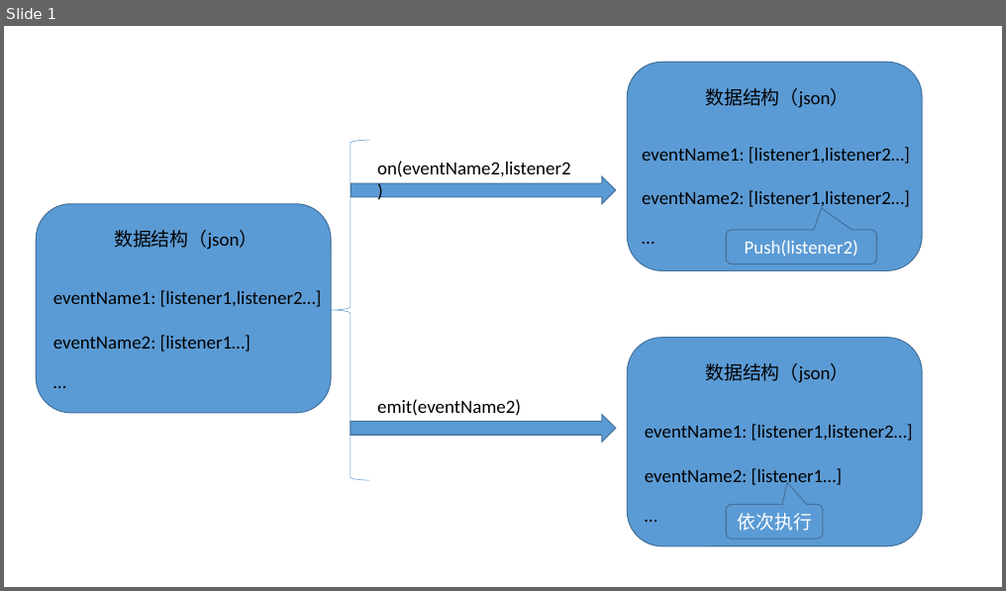
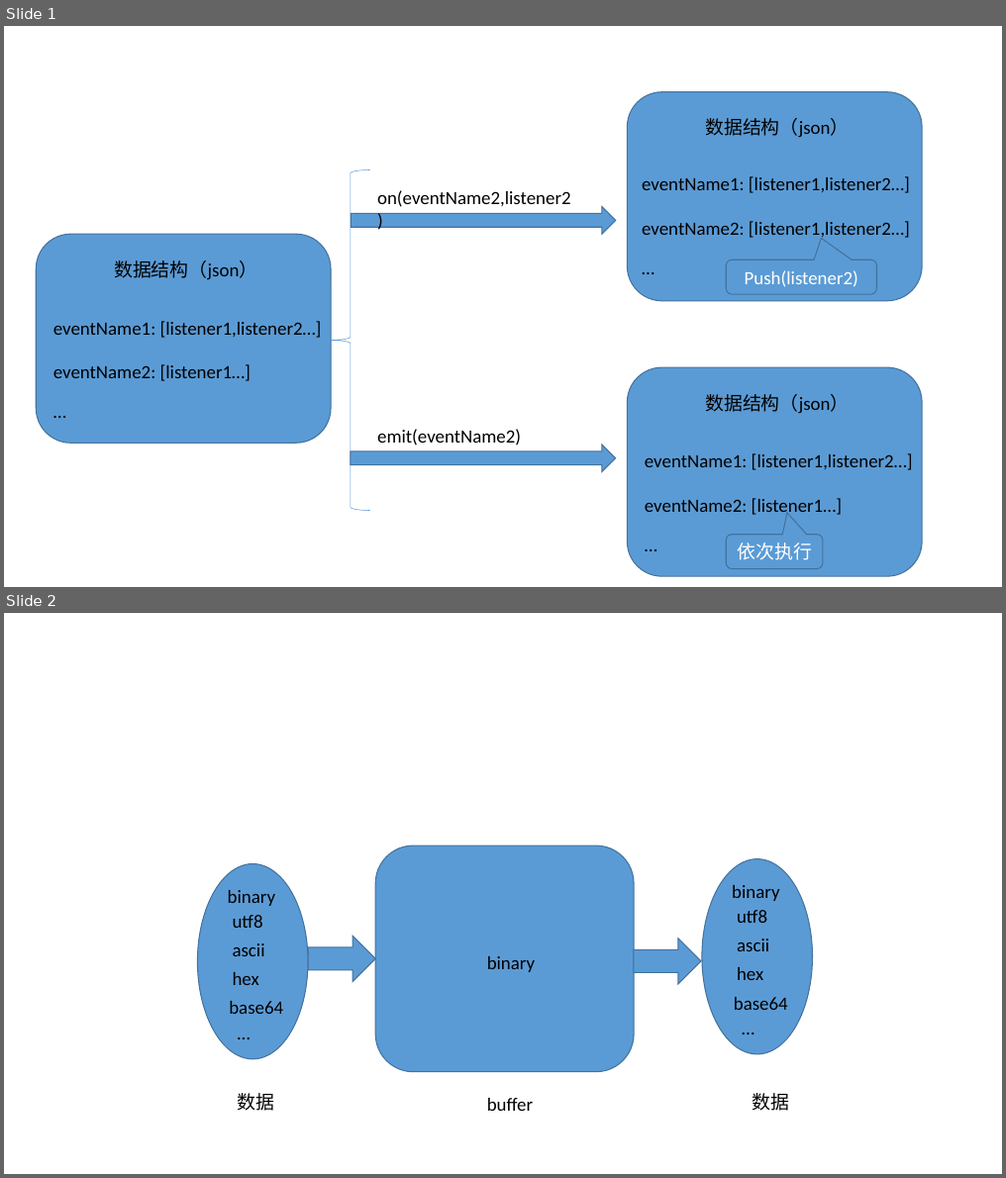
Before and after one commit to Scorain/notebook, a slide deck: images/map.pptx. Shown one above the other, each under a label of ours: slide 1 before the commit, slides 1 and 2 after it. The pictures are 1006x591 and 1006x1178 pixels, drawn with LibreOffice and Linux fonts; fonts in the diff are those of the drawing. Boxes give left, top, right and bottom in pixels: in the first picture for what was removed or moved away, otherwise in the second. Text is boxed around its words. In the diff, an @@ line names an element or a change of style, - is before the commit and + after.

```diff
--- a/images/map.pptx
+++ b/images/map.pptx
@@ slide 2 added at (4,613,1002,1174), background #FFFFFF @@
@@ rounded rectangle added at (375,846,634,1072), fill #5B9BD5, outline #43739E 1 pt @@
@@ ellipse added at (198,863,309,1059), fill #5B9BD5, outline #43739E 1 pt @@
@@ ellipse added at (703,860,813,1055), fill #5B9BD5, outline #43739E 1 pt @@
@@ text added at (228,890,275,906), 18 pt, text #000000 @@
+binary
@@ text added at (732,885,779,901), 18 pt, text #000000 @@
+binary
@@ text added at (233,915,263,928), 18 pt, text #000000 @@
+utf8
@@ right arrow added at (308,937,375,982), fill #5B9BD5, outline #43739E 1 pt @@
@@ right arrow added at (634,939,701,984), fill #5B9BD5, outline #43739E 1 pt @@
@@ text added at (737,910,767,923), 18 pt, text #000000 @@
+utf8
@@ text added at (737,939,769,952), 18 pt, text #000000 @@
+ascii
@@ text added at (233,944,265,957), 18 pt, text #000000 @@
+ascii
@@ text added at (487,957,535,972), 18 pt, text #000000 @@
+binary
@@ text added at (737,967,763,980), 18 pt, text #000000 @@
+hex
@@ text added at (233,972,259,985), 18 pt, text #000000 @@
+hex
@@ text added at (734,997,788,1010), 18 pt, text #000000 @@
+base64
@@ text added at (229,1001,283,1014), 18 pt, text #000000 @@
+base64
@@ text added at (230,1018,304,1048), 18 pt, text #000000 @@
+…
@@ text added at (735,1013,809,1043), 18 pt, text #000000 @@
+…
@@ text added at (238,1093,275,1111), 18 pt, text #000000 @@
+数据
@@ text added at (487,1098,533,1111), 18 pt, text #000000 @@
+buffer
@@ text added at (751,1093,789,1111), 18 pt, text #000000 @@
+数据
@@ slide 1 changed as well @@
@@ 14 texts, 3 rounded rectangles, 2 rounded speech boxes, 2 right arrows, 1 left brace: place and size @@
-14 texts, 3 rounded rectangles, 2 rounded speech boxes, 2 right arrows, 1 left brace at (37,62,988,547)
+14 texts, 3 rounded rectangles, 2 rounded speech boxes, 2 right arrows, 1 left brace at (37,92,988,576)
```
Also in this commit, not shown: 4 other files.
